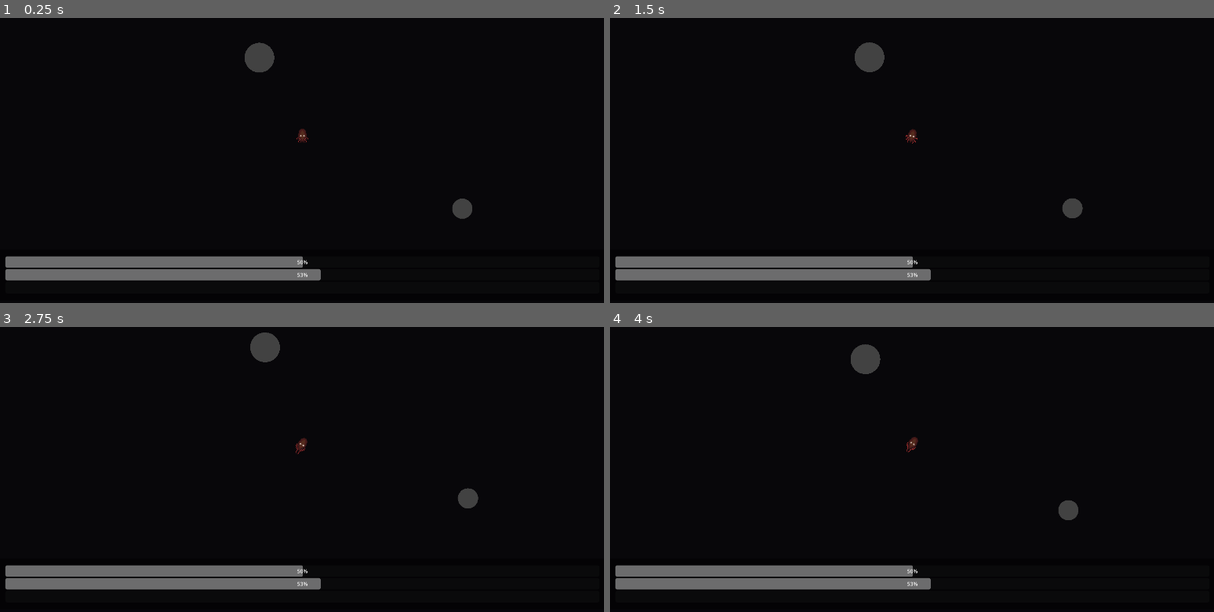
Above: before the commit, frames 1-4 (two rows, left to right).
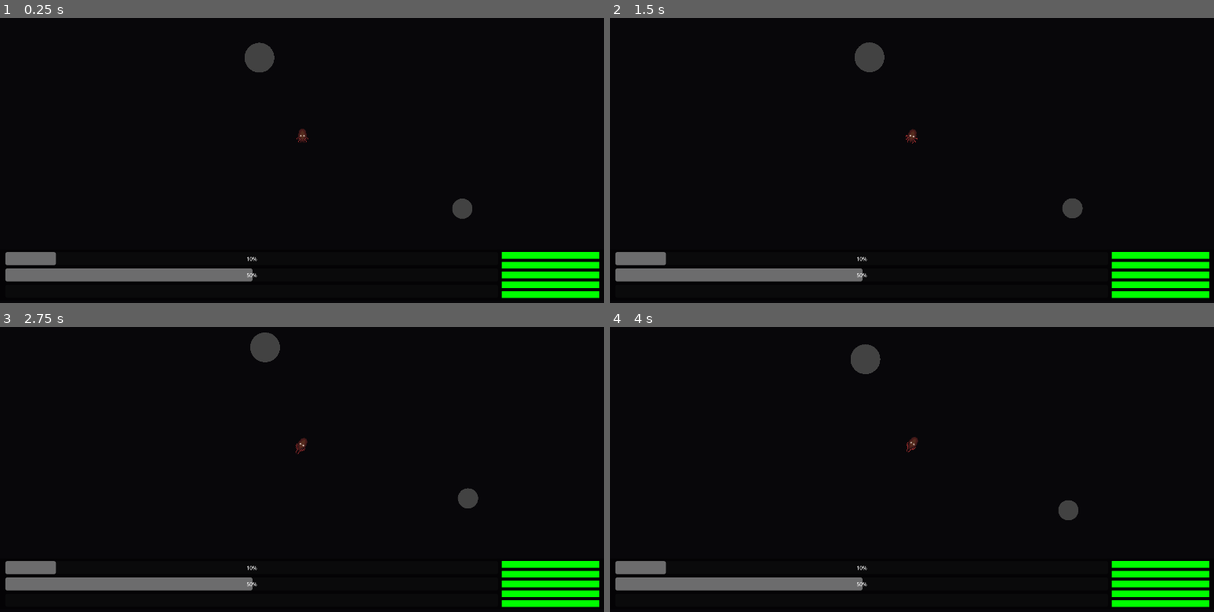
Above: after the commit, the same moments.

Repository: Erica-99/TinyWorld
Game: Godot game, scene res://scenes/star_map.tscn
Same seed, same stepped clock (60 frames per second), same inputs: the game is played once before the commit and once after it. The project has no main scene, so this scene is started directly.
Inputs:
- Up to frame 1 (0.25 s): no input
- Up to frame 2 (1.5 s): tap Enter at 0.5 s; hold D (Right) 0.53-1.28 s; hold Shift (Fire Dampers) 0.53-1.28 s; tap Space (Landing Mode) at 1.25, 1.35 s; hold S (Reverse) from 1.28 s (still down)
- Up to frame 3 (2.75 s): release S (Reverse) at 2.03 s; hold D (Right) from 2.03 s (still down); hold Shift (Fire Dampers) from 2.03 s (still down)
- Up to frame 4 (4 s): release D (Right) at 2.78 s; release Shift (Fire Dampers) at 2.78 s; hold W (Forward) 2.78-3.53 s; tap Space (Landing Mode) at 2.85 s; hold A (Left) from 3.53 s (still down); hold Shift (Fire Dampers) from 3.53 s (still down)

The runs differ from the first frame. In frame 1, 4.7% of the frame differs, in the area x 0-100%, y 82-99%; in frame 2, 4.7%; in frame 3, 4.7%; in frame 4, 4.7%.

Commit message:
Surge UI element present
Not functional yet

Diff:
--- /dev/null
+++ b/Materials/SurgeMaterial.tres
@@ -0,0 +1,4 @@
+[gd_resource type="StyleBoxFlat" format=3 uid="uid://b0matx7ugvdlk"]
+
+[resource]
+bg_color = Color(0, 1, 0, 1)
--- a/resources.gd
+++ b/resources.gd
@@ -2,9 +2,9 @@
 
 @export var ship = RigidBody2D
 
-@onready var carbonHUD = $VBoxContainer/Carbon
-@onready var BiomassHUD = $VBoxContainer/Biomass
-@onready var MineralHUD = $VBoxContainer/Minerals
+@onready var carbonHUD = $HBoxContainer/VBoxContainer/Carbon
+@onready var BiomassHUD = $HBoxContainer/VBoxContainer/Biomass
+@onready var MineralHUD = $HBoxContainer/VBoxContainer/Minerals
 
 
 func _process(delta: float) -> void:
--- a/scenes/star_map.tscn
+++ b/scenes/star_map.tscn
@@ -8,6 +8,7 @@
 [ext_resource type="PackedScene" path="res://scenes/planet_resource_indicator.tscn" id="6_568mj"]
 [ext_resource type="Script" uid="uid://c04rfppl3jocj" path="res://scripts/hud.gd" id="7_43bgu"]
 [ext_resource type="Script" uid="uid://dy33yhdij0yvp" path="res://resources.gd" id="8_b4dln"]
+[ext_resource type="StyleBox" uid="uid://b0matx7ugvdlk" path="res://Materials/SurgeMaterial.tres" id="9_b4dln"]
 
 [sub_resource type="CircleShape2D" id="CircleShape2D_ewo0i"]
 
@@ -203,21 +204,57 @@
 script = ExtResource("8_b4dln")
 ship = NodePath("../../../../../../Ship")
 
-[node name="VBoxContainer" type="VBoxContainer" parent="UI/HUD/MarginContainer/VBoxContainer/Panel/Resources" unique_id=489756850]
-layout_mode = 2
-size_flags_vertical = 3
-
-[node name="Carbon" type="ProgressBar" parent="UI/HUD/MarginContainer/VBoxContainer/Panel/Resources/VBoxContainer" unique_id=623518923]
-layout_mode = 2
-size_flags_vertical = 3
-
-[node name="Biomass" type="ProgressBar" parent="UI/HUD/MarginContainer/VBoxContainer/Panel/Resources/VBoxContainer" unique_id=938483808]
-layout_mode = 2
-size_flags_vertical = 3
-
-[node name="Minerals" type="ProgressBar" parent="UI/HUD/MarginContainer/VBoxContainer/Panel/Resources/VBoxContainer" unique_id=1311456553]
+[node name="HBoxContainer" type="HBoxContainer" parent="UI/HUD/MarginContainer/VBoxContainer/Panel/Resources" unique_id=523567658]
+layout_mode = 2
+theme_override_constants/separation = 10
+
+[node name="VBoxContainer" type="VBoxContainer" parent="UI/HUD/MarginContainer/VBoxContainer/Panel/Resources/HBoxContainer" unique_id=489756850]
+layout_mode = 2
+size_flags_horizontal = 3
+size_flags_vertical = 3
+theme_override_constants/separation = 10
+
+[node name="Carbon" type="ProgressBar" parent="UI/HUD/MarginContainer/VBoxContainer/Panel/Resources/HBoxContainer/VBoxContainer" unique_id=623518923]
+layout_mode = 2
+size_flags_vertical = 3
+
+[node name="Biomass" type="ProgressBar" parent="UI/HUD/MarginContainer/VBoxContainer/Panel/Resources/HBoxContainer/VBoxContainer" unique_id=938483808]
+layout_mode = 2
+size_flags_vertical = 3
+
+[node name="Minerals" type="ProgressBar" parent="UI/HUD/MarginContainer/VBoxContainer/Panel/Resources/HBoxContainer/VBoxContainer" unique_id=1311456553]
 layout_mode = 2
 size_flags_vertical = 3
 show_percentage = false
 
+[node name="Surgecounter" type="VBoxContainer" parent="UI/HUD/MarginContainer/VBoxContainer/Panel/Resources/HBoxContainer" unique_id=712720530]
+layout_mode = 2
+theme_override_constants/separation = 10
+alignment = 2
+
+[node name="Panel" type="Panel" parent="UI/HUD/MarginContainer/VBoxContainer/Panel/Resources/HBoxContainer/Surgecounter" unique_id=1806243066]
+custom_minimum_size = Vector2(300, 20)
+layout_mode = 2
+theme_override_styles/panel = ExtResource("9_b4dln")
+
+[node name="Panel2" type="Panel" parent="UI/HUD/MarginContainer/VBoxContainer/Panel/Resources/HBoxContainer/Surgecounter" unique_id=1618054749]
+custom_minimum_size = Vector2(300, 20)
+layout_mode = 2
+theme_override_styles/panel = ExtResource("9_b4dln")
+
+[node name="Panel3" type="Panel" parent="UI/HUD/MarginContainer/VBoxContainer/Panel/Resources/HBoxContainer/Surgecounter" unique_id=1439064361]
+custom_minimum_size = Vector2(300, 20)
+layout_mode = 2
+theme_override_styles/panel = ExtResource("9_b4dln")
+
+[node name="Panel4" type="Panel" parent="UI/HUD/MarginContainer/VBoxContainer/Panel/Resources/HBoxContainer/Surgecounter" unique_id=565323501]
+custom_minimum_size = Vector2(300, 20)
+layout_mode = 2
+theme_override_styles/panel = ExtResource("9_b4dln")
+
+[node name="Panel5" type="Panel" parent="UI/HUD/MarginContainer/VBoxContainer/Panel/Resources/HBoxContainer/Surgecounter" unique_id=2037591560]
+custom_minimum_size = Vector2(300, 20)
+layout_mode = 2
+theme_override_styles/panel = ExtResource("9_b4dln")
+
 [connection signal="player_mode_changed" from="Ship" to="UI/UI Control/LandingPopup" method="_on_ship_player_mode_changed"]
--- a/scripts/inventory.gd
+++ b/scripts/inventory.gd
@@ -1,10 +1,14 @@
 extends Node2D
 
-@export var max_carbon: int = 100
+@export var max_carbon: int = 500
+@export var max_mineral: int = 500
+
 
 @export var carbon_stores: int = 50:
 	set(value):
 		carbon_stores = clampi(value, 0, max_carbon)
-@export var biomass_stores: int = 53
-@export var mineral_stores: int = 0
+@export var biomass_stores: int = 50
+@export var mineral_stores: int = 0:
+	set(value):
+		mineral_stores = clampi(value, 0, max_mineral)
 @export var nanotech_stores: int = 0
